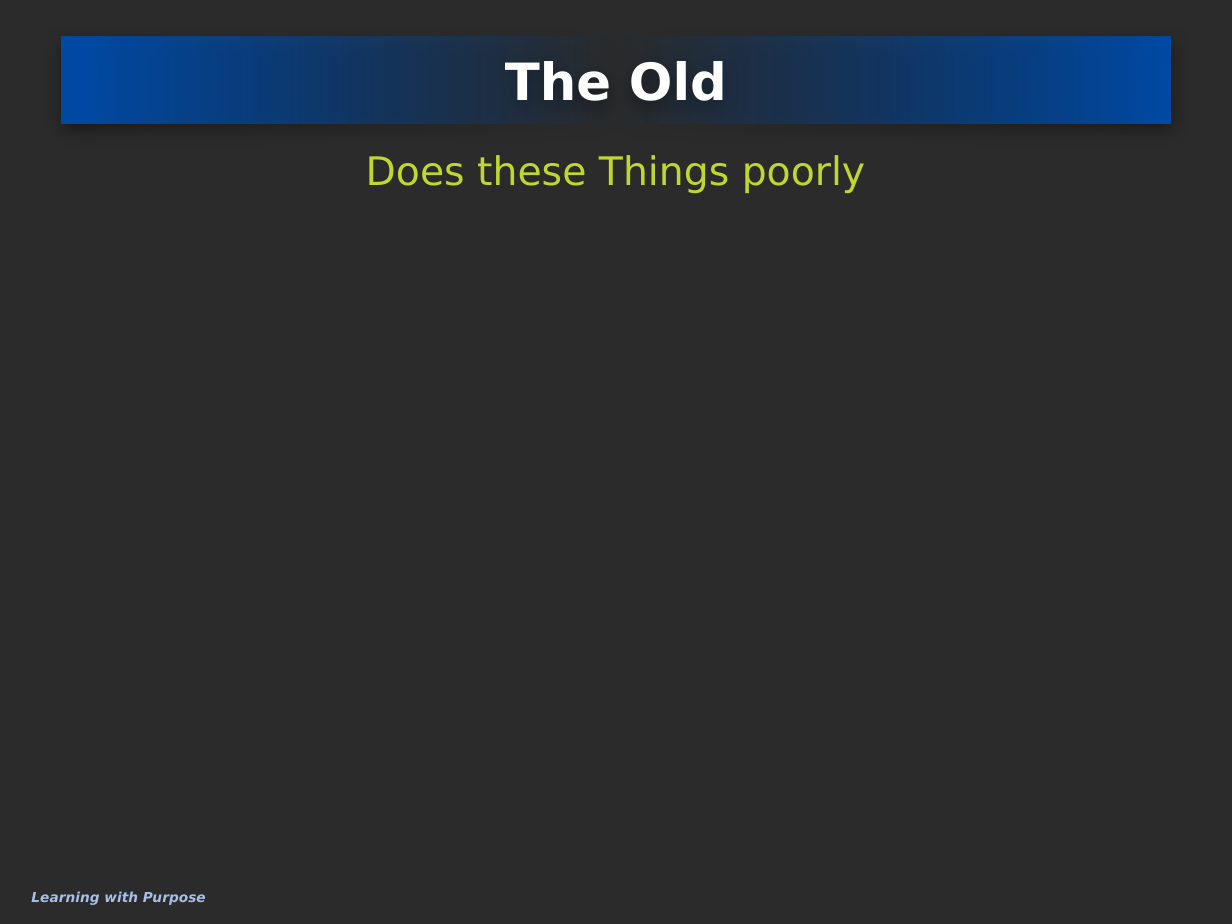
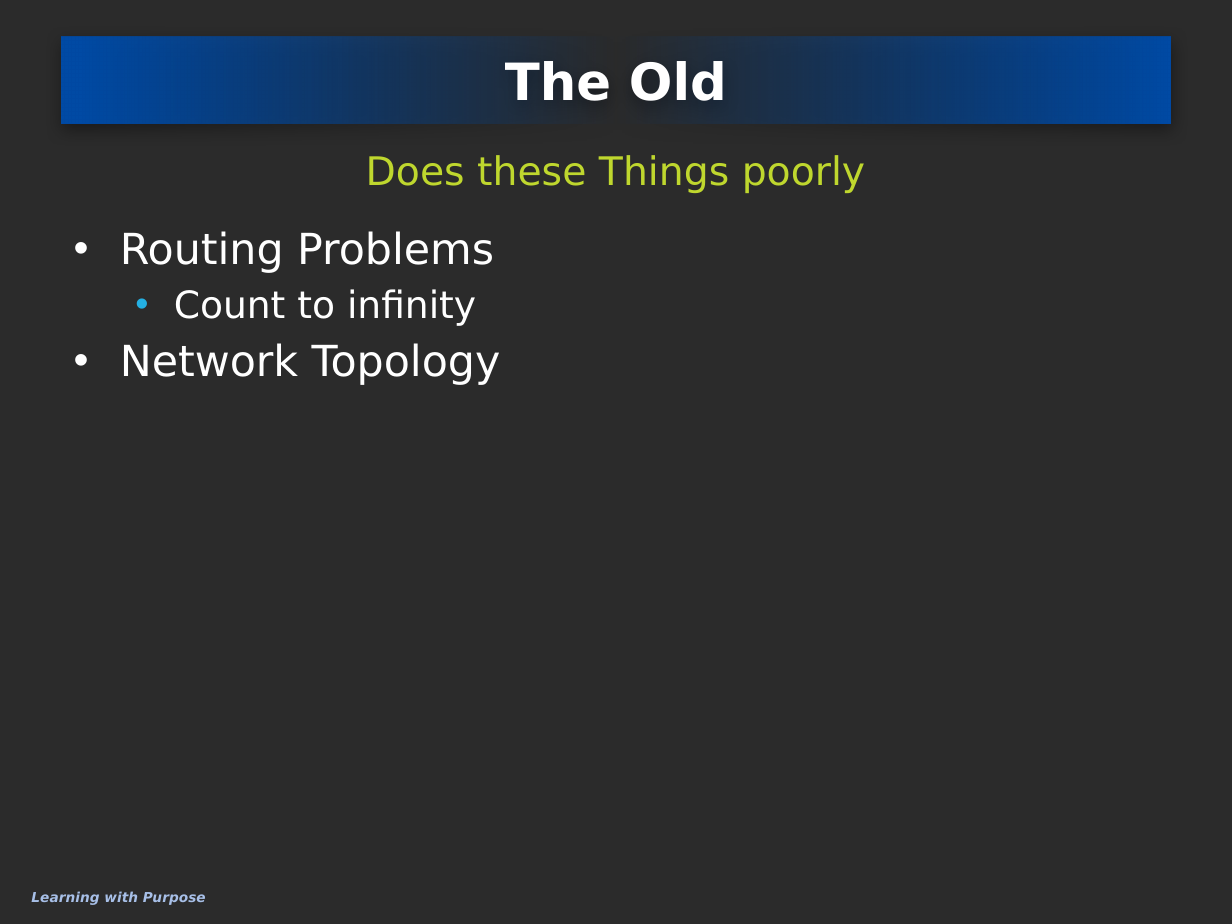
Before and after one commit to eliedaou/networkDesign, a slide deck: slide 4 of survey topic/SDNOpenFlow.pptx. Drawn at 1232x924 pixels with LibreOffice and Linux fonts; fonts in the diff are those of the drawing; background and template pictures are left out; a plain dark background stands for a picture behind light text. Boxes give left, top, right and bottom in pixels: in the first picture for what was removed or moved away, otherwise in the second. Text is boxed around its words. In the diff, an @@ line names an element or a change of style, - is before the commit and + after.

```diff
--- a/survey topic/SDNOpenFlow.pptx
+++ b/survey topic/SDNOpenFlow.pptx
@@ text added at box(120, 231, 501, 385), 25 pt, text #FFFFFF @@
+• Routing Problems
+  • Count to infinity
+• Network Topology
```
Also in this commit, not shown: 4 other slides changed.
